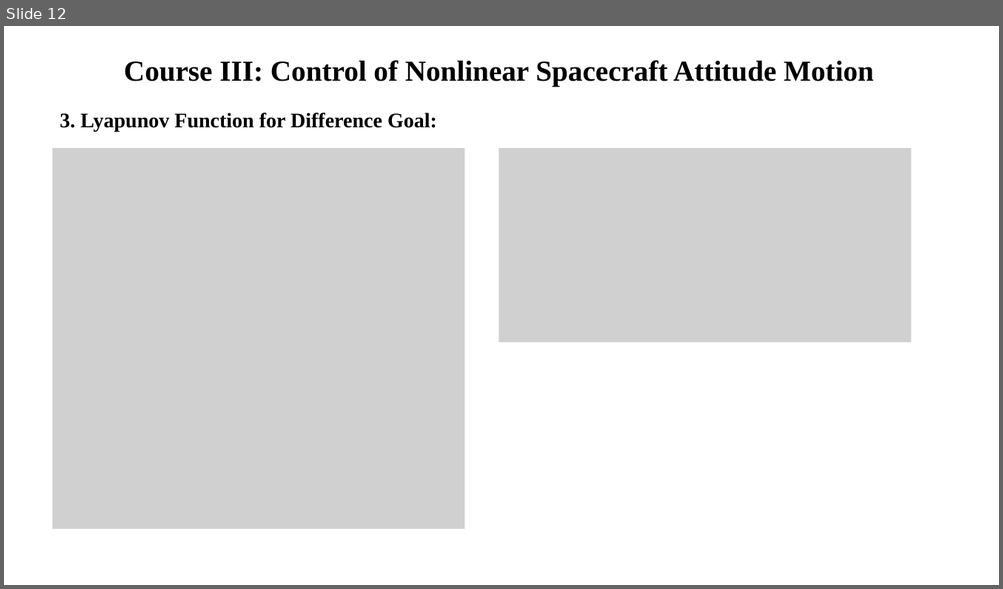
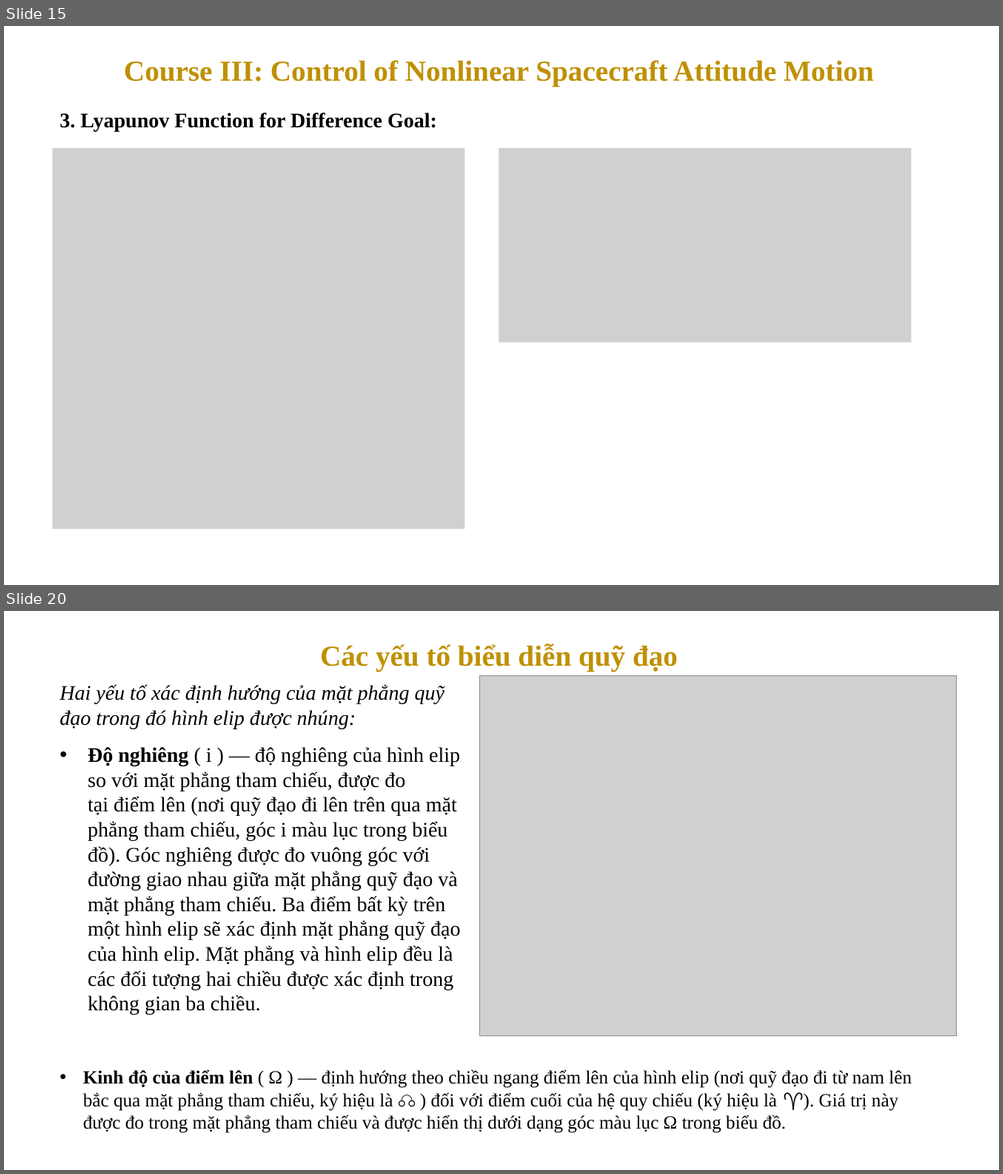
Before and after one commit to KalexxHoang/VTX_Report, a slide deck: Course report.pptx. Shown one above the other, each under a label of ours: slide 12 before the commit, slides 15 and 20 after it; the slides between them are not shown. The pictures are 1003x589 and 1003x1174 pixels, drawn with LibreOffice and Linux fonts; fonts in the diff are those of the drawing; grey boxes stand for pictures. Boxes give left, top, right and bottom in pixels: in the first picture for what was removed or moved away, otherwise in the second. Text is boxed around its words. In the diff, an @@ line names an element or a change of style, - is before the commit and + after.

```diff
--- a/Course report.pptx
+++ b/Course report.pptx
@@ slide 20 added at (x1=4, y1=611, x2=999, y2=1170), background #FFFFFF @@
@@ text added at (x1=320, y1=644, x2=677, y2=671), 28 pt, text #BF9000, bold @@
+Các yếu tố biểu diễn quỹ đạo
@@ picture added at (x1=479, y1=676, x2=957, y2=1037) @@
@@ text added at (x1=60, y1=684, x2=460, y2=1015), 20 pt, text #000000 @@
+Hai yếu tố xác định hướng của mặt phẳng quỹ đạo trong đó hình elip được nhúng:
+• Độ nghiêng ( i ) — độ nghiêng của hình elip so với mặt phẳng tham chiếu, được đo tại điểm lên (nơi quỹ đạo đi lên trên qua mặt phẳng tham chiếu, góc i màu lục trong biểu đồ). Góc nghiêng được đo vuông góc với đường giao nhau giữa mặt phẳng quỹ đạo và mặt phẳng tham chiếu. Ba điểm bất kỳ trên một hình elip sẽ xác định mặt phẳng quỹ đạo của hình elip. Mặt phẳng và hình elip đều là các đối tượng hai chiều được xác định trong không gian ba chiều.
@@ text added at (x1=83, y1=1070, x2=911, y2=1133), 18 pt, text #000000 @@
+• Kinh độ của điểm lên ( Ω ) — định hướng theo chiều ngang điểm lên của hình elip (nơi quỹ đạo đi từ nam lên bắc qua mặt phẳng tham chiếu, ký hiệu là ☊ ) đối với điểm cuối của hệ quy chiếu (ký hiệu là ♈︎). Giá trị này được đo trong mặt phẳng tham chiếu và được hiển thị dưới dạng góc màu lục Ω trong biểu đồ.
@@ what was slide 12 is now slide 15 @@
@@ slide 15 changed as well @@
@@ text "Course III: Control of Nonlinear ..." at (x1=124, y1=60, x2=874, y2=86): text colour #000000 to #BF9000 @@
```
Also in this commit, not shown: 11 other slides changed, 8 other slides added, 2 other files.
